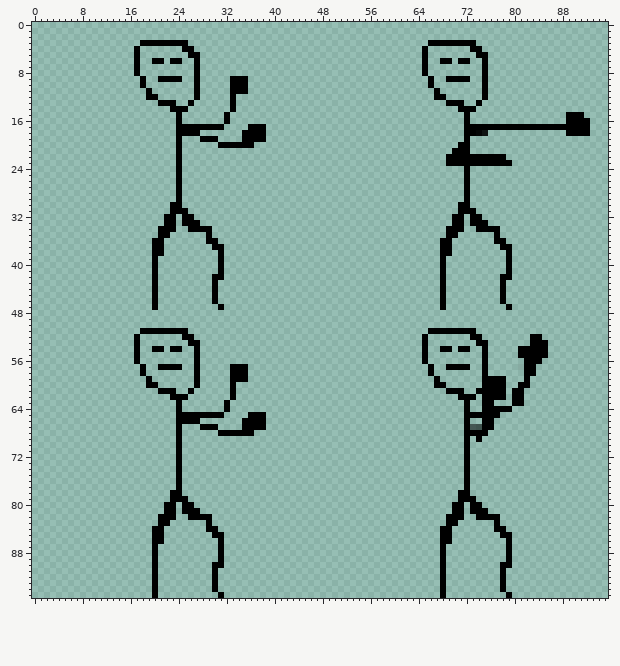
Two states of a sprite sheet, res/fighter.png. Above, as it was before the edit.
The file is 96x96 pixels. Pixels under 10% opacity are left out. Colours within 5 levels of each other are drawn and written as one.
And afterwards:
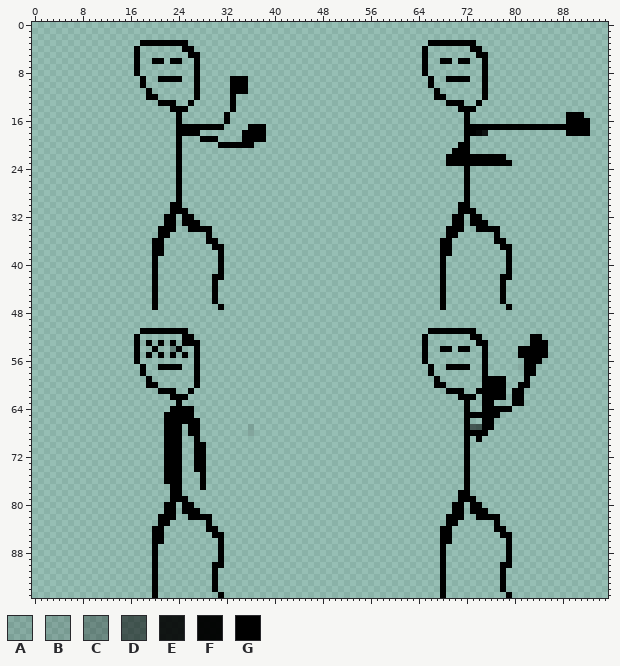
Palette (. is transparent): A #0000001a  B #00000021  C #00000046  D #0000008a  E #000000e2  F #000000f7  G #000000
Diff:
y 53: x 19 . -> G; x 21 . -> G; x 23 . -> G; x 25 . -> G
y 54: x 21 G -> .; x 23 G -> C
y 55: x 19 . -> G; x 21 . -> G; x 23 . -> G; x 25 . -> G
y 57..59: x 33..35 GGG -> ...
y 60..62: x 33 G -> .
y 63: x 32 G -> .
y 64: x 23 . -> G; x 25..26 .. -> GG; x 32 G -> .
y 65: x 22..23 .. -> GG; x 27..31 GGGGG -> .....; x 36..38 GGG -> ...
y 66: x 22..23 .. -> GG; x 35..38 GGGG -> ....
y 67: x 22..23 .. -> GG; x 26..30 ..GGG -> GG...; x 35..38 GGGG -> .A..
y 68: x 22..23 .. -> GG; x 26..27 .. -> GG; x 31..36 GGGGGG -> .....B
y 69: x 22..23 .. -> GG; x 27 . -> G
y 70..74: x 22..23 .. -> GG; x 27..28 .. -> GG
y 75..76: x 22..23 .. -> GG; x 28 . -> G
y 77: x 23 . -> G; x 28 . -> G
Boxes around the changes in both pictures, in picture pixels (x1, y1, x2, y2):
changed: (146, 340, 188, 358)
changed: (164, 364, 266, 490)
